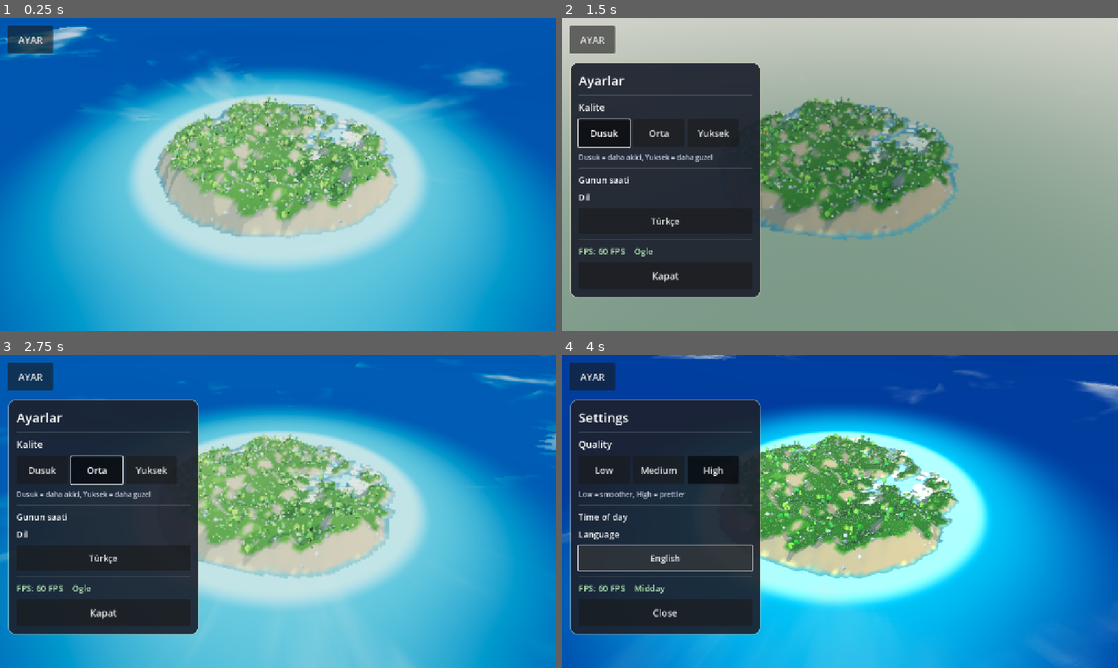
Above: before the commit, frames 1-4 (two rows, left to right).
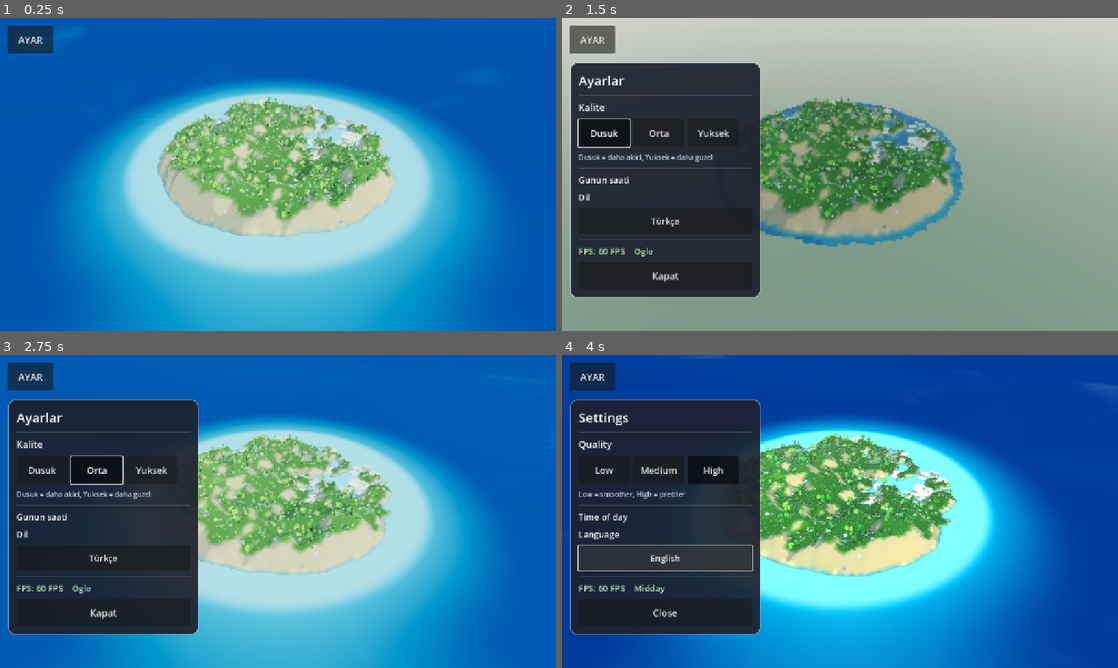
Above: after the commit, the same moments.

Repository: eraslan19j/game
Game: Godot game, scene res://scenes/world/world.tscn
The game is run twice, just before and just after one commit, with the same random seed, the same clock (stepped at 60 frames per second) and the same inputs.
Inputs:
- Up to frame 1 (0.25 s): no input
- Up to frame 2 (1.5 s): click "AYAR" at 0.5 s; click "Dusuk" at 1.25 s
- Up to frame 3 (2.75 s): click "Orta" at 2 s
- Up to frame 4 (4 s): click "Yuksek" at 2.75 s; click "Türkçe" at 3.5 s

The runs differ from the first frame. In frame 1, 45% of the frame differs, in the area x 0-100%, y 2-100%; in frame 2, 1.4%; in frame 3, 30%; in frame 4, 36%.

Commit message:
Bulut saydamligi 0.9 -> 0.14 (sahneyi beyaza boguyordu); kiyiya deniz alti etek, yumusak kiyi gecisi
Co-authored-by: arena-agent <297053741+arena-agent@users.noreply.github.com>

Diff:
--- a/scripts/world/quality_settings.gd
+++ b/scripts/world/quality_settings.gd
@@ -24,7 +24,7 @@
 		"shadow_filter": 0,
 		"render_scale": 0.75,
 		"cloud_coverage": 0.30,
-		"cloud_alpha": 0.75,
+		"cloud_alpha": 0.10,
 		"fog_scale": 0.75,
 		"msaa": 0,
 	},
@@ -35,7 +35,7 @@
 		"shadow_filter": 1,
 		"render_scale": 0.9,
 		"cloud_coverage": 0.46,
-		"cloud_alpha": 0.9,
+		"cloud_alpha": 0.14,
 		"fog_scale": 1.0,
 		"msaa": 0,
 	},
@@ -46,7 +46,7 @@
 		"shadow_filter": 2,
 		"render_scale": 1.0,
 		"cloud_coverage": 0.52,
-		"cloud_alpha": 1.0,
+		"cloud_alpha": 0.20,
 		"fog_scale": 1.15,
 		"msaa": 2,
 	},
--- a/scripts/world/terrain.gd
+++ b/scripts/world/terrain.gd
@@ -154,10 +154,10 @@
 			var x: float = -half + float(ix) * _cell
 			var z: float = -half + float(iz) * _cell
 			var h: float = heights[idx]
-			# Kesilen (deniz alti) bolgeye komsu kenarlar su seviyesine
-			# cekilir; boylece kiyi hattinda testere disi olusmaz.
-			if h < 0.0:
-				h = 0.0
+			# Denizin altindaki kisimlar su seviyesinin biraz altinda tutulur:
+			# kiyi hattinda testere disi olusmaz, ada da havada durmaz.
+			if h < -0.9:
+				h = -0.9
 			verts[idx] = Vector3(x, h, z)
 
 			# Komsulardan egim -> normal (kenarlarda tek tarafli fark).
@@ -178,7 +178,7 @@
 	# su yuzeyiyle derinlik catismasi yasaniyor ve goruntude belirgin bir KARE
 	# olusuyordu. Sadece adanin kendisi cizilince boyle bir yuzey kalmiyor;
 	# su zaten her yeri kapliyor. Kiyi hatti da daha dogal gorunuyor.
-	const SEA_CULL: float = -0.45
+	const SEA_CULL: float = -2.6
 	var indices := PackedInt32Array()
 	indices.resize(grid_cells * grid_cells * 6)
 	var k: int = 0
@@ -188,7 +188,10 @@
 			var i1: int = i0 + 1
 			var i2: int = i0 + n
 			var i3: int = i2 + 1
-			# Dordu de denizin altindaysa bu kareyi atla.
+			# Denizin altindaki kareler uretilmez. Kiyi hattinda kucuk bir
+			# "etek" birakilir (SEA_CULL): boylece ada havada yuzuyormus gibi
+			# durmaz, su altinda devam ediyormus gibi gorunur. Etek deniz
+			# tabaninin rengine boyali oldugu icin kare izlenimi olusmaz.
 			if heights[i0] < SEA_CULL and heights[i1] < SEA_CULL \
 					and heights[i2] < SEA_CULL and heights[i3] < SEA_CULL:
 				continue
@@ -284,6 +287,6 @@
 		return seabed_shallow.lerp(sand, clampf((h - (sea_level - 0.2)) / 1.2, 0.0, 1.0))
 	# Dik kiyi yamaci: kum -> kaya karisimi (gri kitle olusmasin).
 	if normal_y < 0.80:
-		return sand.lerp(rock, 0.55)
+		return sand.lerp(rock, 0.35)
 	var t: float = clampf((h - (sea_level + 1.0)) / 16.0, 0.0, 1.0)
 	return grass_low.lerp(grass_high, t)
--- a/shaders/water.gdshader
+++ b/shaders/water.gdshader
@@ -48,11 +48,12 @@
 	float far_mix = smoothstep(depth_near, depth_far, dist);
 	vec3 col = mix(shallow_color.rgb, deep_color.rgb, far_mix);
 
-	// Ada cevresinde ince acik kiyi halkasi.
-	float shore = 1.0 - smoothstep(70.0, 150.0, island_dist);
-	col = mix(col, shallow_color.rgb, shore * 0.85);
-	float foam = 1.0 - smoothstep(70.0, 80.0, island_dist);
-	col = mix(col, foam_color.rgb, foam * 0.75);
+	// Ada cevresinde genis, yumusak kiyi gecisi.
+	float shore = 1.0 - smoothstep(64.0, 118.0, island_dist);
+	col = mix(col, shallow_color.rgb, shore * 0.9);
+	// Kiyi hattinda ince kopuk halkasi.
+	float foam = 1.0 - smoothstep(74.0, 82.0, island_dist);
+	col = mix(col, foam_color.rgb, foam * 0.55);
 
 	ALBEDO = col;
 	ROUGHNESS = 0.55;
